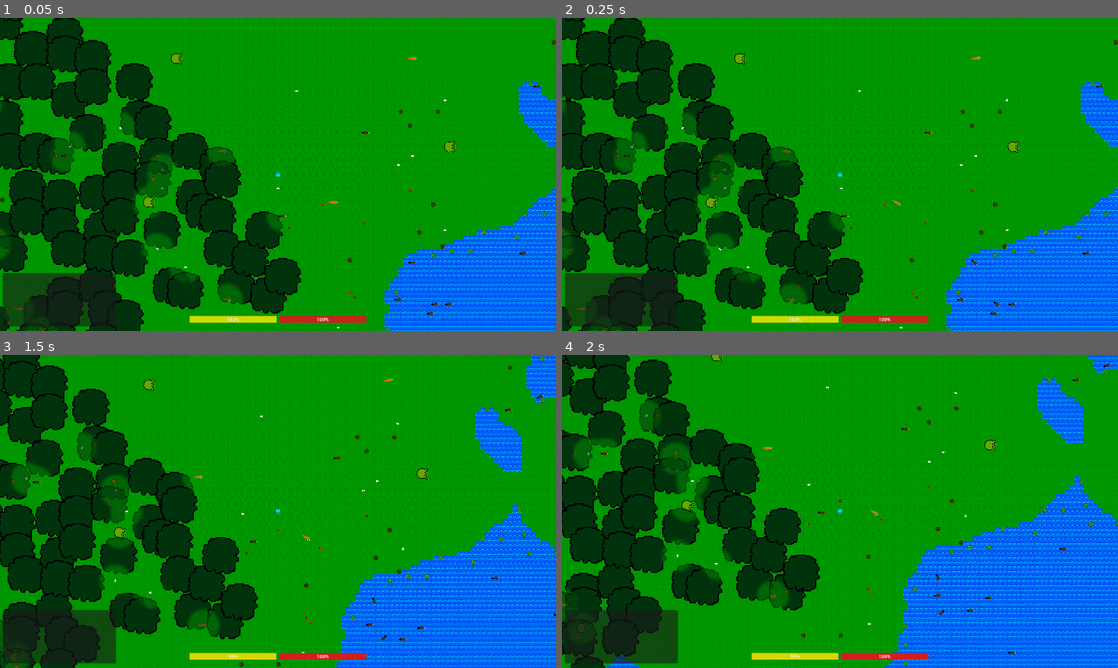
Above: before the commit, frames 1-4 (two rows, left to right).
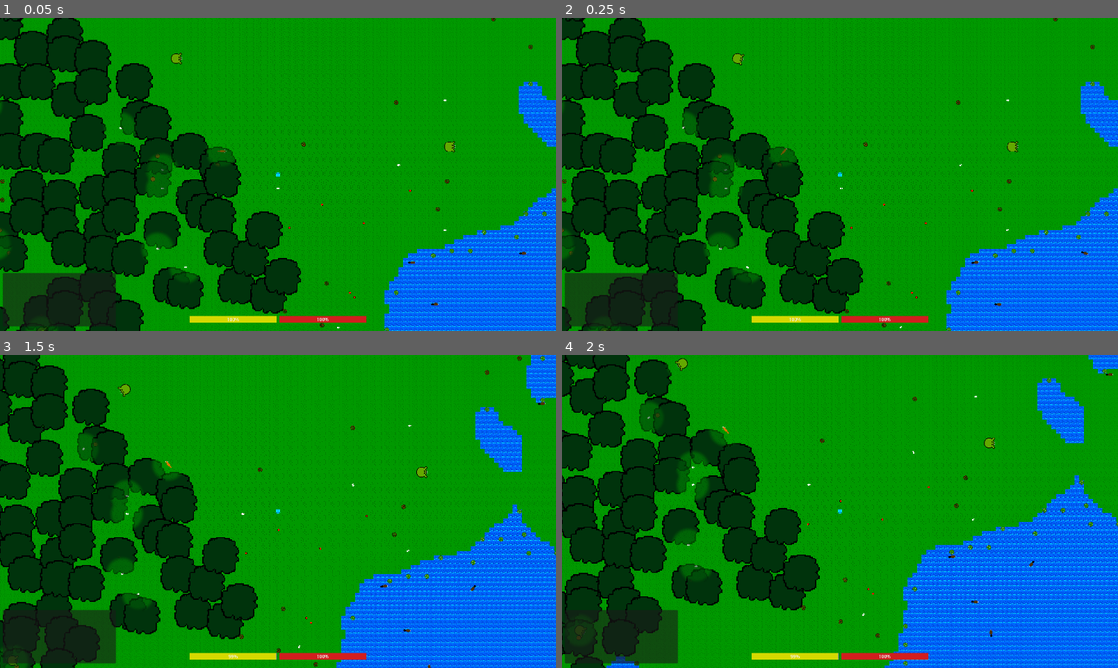
Above: after the commit, the same moments.

Repository: Kyhel/lost-in-pixels
Game: Godot game, scene res://scenes/game.tscn
The game is run twice, just before and just after one commit, with the same random seed, the same clock (stepped at 60 frames per second) and the same inputs.
Inputs:
- Up to frame 1 (0.05 s): no input
- Up to frame 2 (0.25 s): no input
- Up to frame 3 (1.5 s): hold Right (ui_right) 0.53-1.28 s; hold F (attack) 0.53-1.28 s; hold Down (ui_down) from 1.28 s (still down); tap E (interact) at 1.35 s
- Up to frame 4 (2 s): keep holding Down (ui_down)

The runs differ from the first frame. In frame 1, 1.3% of the frame differs, in the area x 0-100%, y 0-99%; in frame 2, 1.4%; in frame 3, 2.3%; in frame 4, 2.5%, in the area x 0-100%, y 0-100%.

Commit message:
Less default creatures and chunk loading

Diff:
--- a/managers/debug_config.tres
+++ b/managers/debug_config.tres
@@ -10,4 +10,6 @@
 [resource]
 script = ExtResource("1_7gjkk")
 allowed_creatures = Array[ExtResource("1_vyoj0")]([ExtResource("2_y5vot"), ExtResource("3_y5vot"), ExtResource("4_u3q7j"), ExtResource("5_yunm3")])
+chunk_load_radius = 3
+max_creatures_per_chunk = 3
 metadata/_custom_type_script = "uid://dx3c2xv76tb7s"
